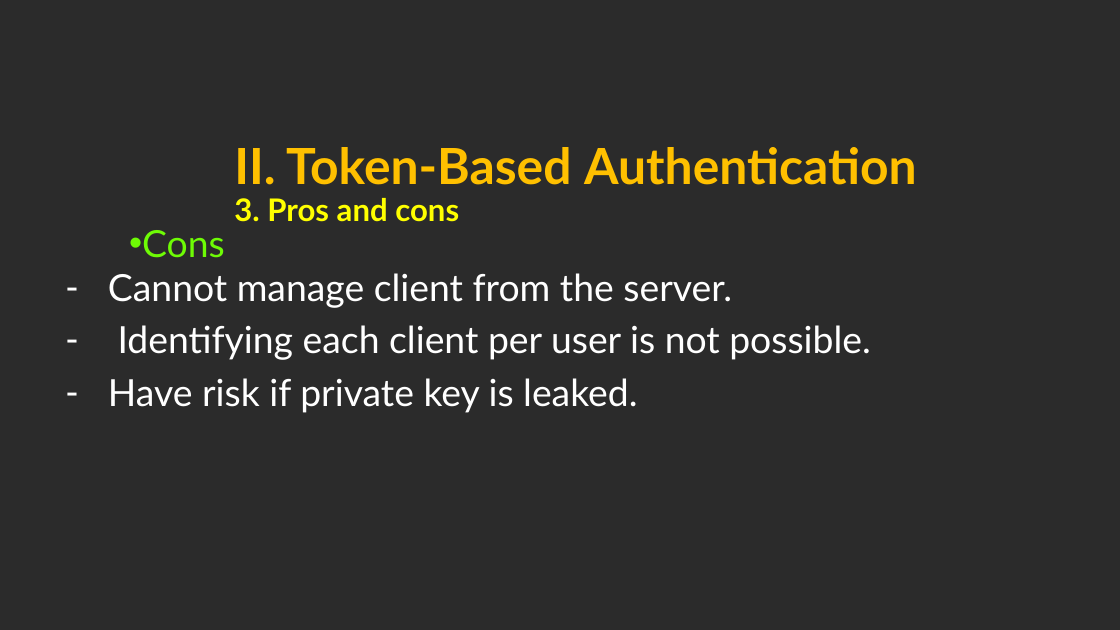
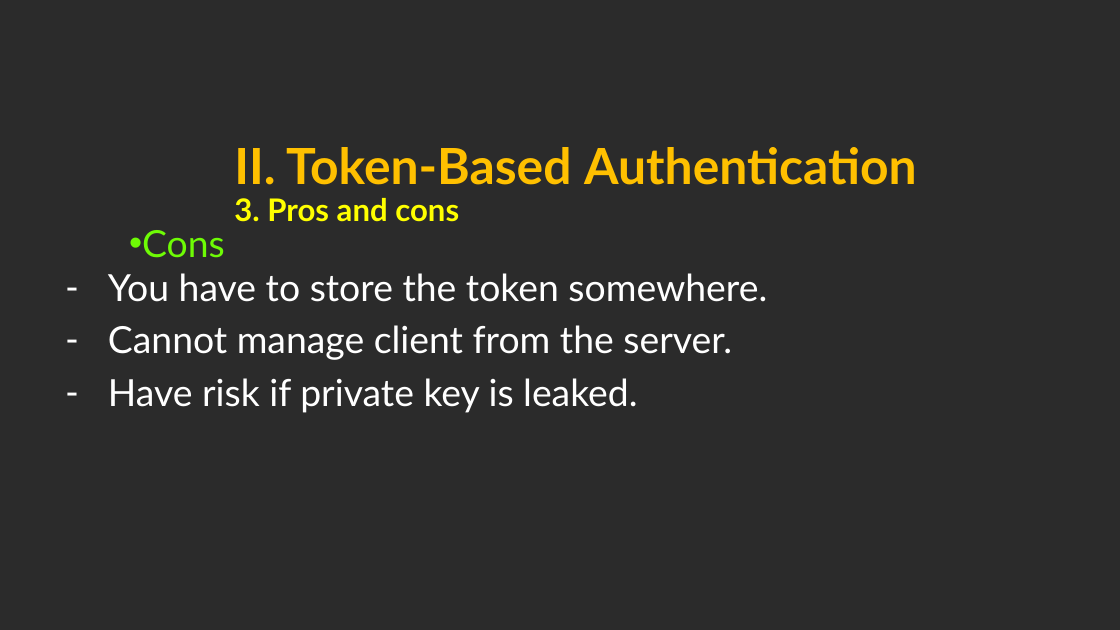
Before and after one commit to hoangmyit/Angular-NetCoreAuthenticationWithJWT, a slide deck: slide 16 of 1. Documents/AngularSecurity.pptx. Drawn at 1120x630 pixels with LibreOffice and Linux fonts; fonts in the diff are those of the drawing; background and template pictures are left out; a plain dark background stands for a picture behind light text. Boxes give left, top, right and bottom in pixels: in the first picture for what was removed or moved away, otherwise in the second. Text is boxed around its words. In the diff, an @@ line names an element or a change of style, - is before the commit and + after.

```diff
--- a/1. Documents/AngularSecurity.pptx
+++ b/1. Documents/AngularSecurity.pptx
@@ text at bbox=[108, 273, 767, 302]: paragraph added @@
+– You have to store the token somewhere.
@@ text at bbox=[118, 325, 871, 360]: paragraph removed @@
-– Identifying each client per user is not possible.
```
Also in this commit, not shown: 2 other slides changed.
